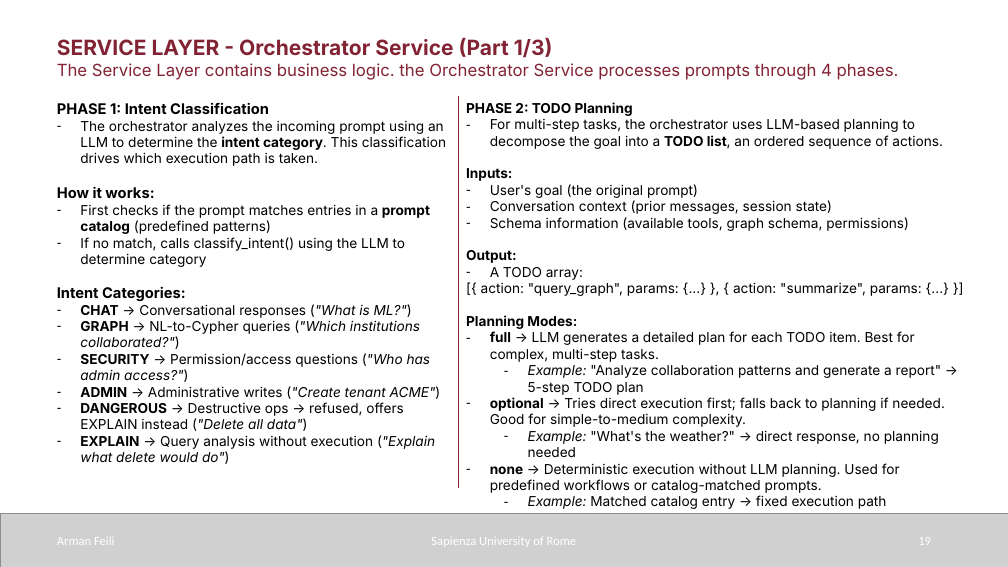
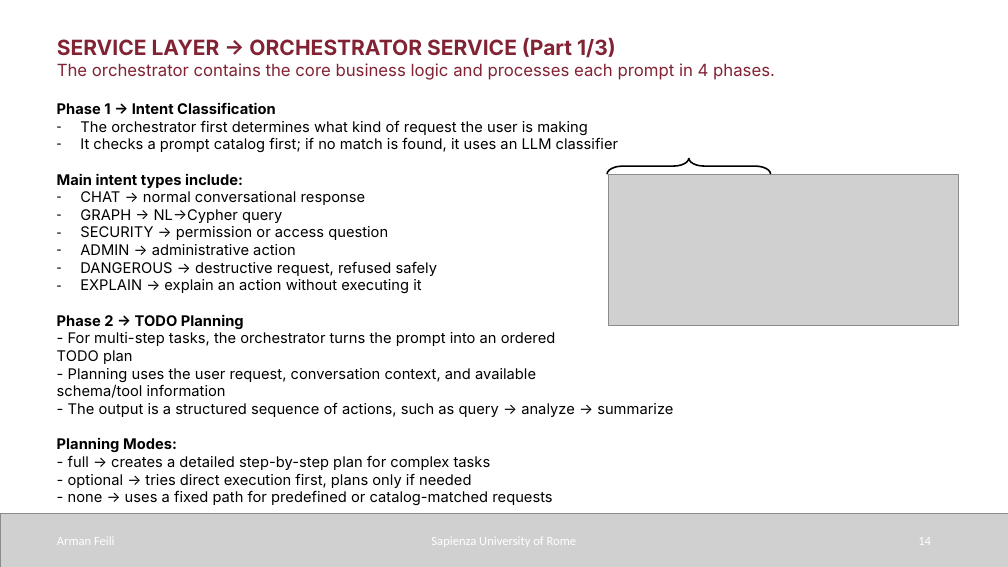
Before and after one commit to armanfeili/sapienza-msc-thesis-cineca-agentic-platform, a slide deck: slide 14 of thesis/sapthesis/Presentation/Presentation.pptx (slide 19 before the commit). Drawn at 1008x567 pixels with LibreOffice and Linux fonts; fonts in the diff are those of the drawing; grey boxes stand for pictures. Boxes give left, top, right and bottom in pixels: in the first picture for what was removed or moved away, otherwise in the second. Text is boxed around its words. In the diff, an @@ line names an element or a change of style, - is before the commit and + after.

Commit message:
Final Presentation is updated

```diff
--- a/thesis/sapthesis/Presentation/Presentation.pptx
+++ b/thesis/sapthesis/Presentation/Presentation.pptx
@@ text at [57, 37, 775, 80]: text changed @@
-SERVICE LAYER - Orchestrator Service (Part 1/3)
-The Service Layer contains business logic. the Orchestrator Service processes prompts through 4 phases.
+SERVICE LAYER → ORCHESTRATOR SERVICE (Part 1/3)
+The orchestrator contains the core business logic and processes each prompt in 4 phases.
@@ text at [57, 102, 673, 505]: text changed; size 13 to 14 pt @@
-PHASE 1: Intent Classification
-– The orchestrator analyzes the incoming prompt using an LLM to determine the intent category. This classification drives which execution path is taken.
-How it works:
-– First checks if the prompt matches entries in a prompt catalog (predefined patterns)
-– If no match, calls classify_intent() using the LLM to determine category
-Intent Categories:
-– CHAT → Conversational responses ("What is ML?")
-– GRAPH → NL-to-Cypher queries ("Which institutions collaborated?")
-– SECURITY → Permission/access questions ("Who has admin access?")
-– ADMIN → Administrative writes ("Create tenant ACME")
-– DANGEROUS → Destructive ops → refused, offers EXPLAIN instead ("Delete all data")
-– EXPLAIN → Query analysis without execution ("Explain what delete would do")
+Phase 1 → Intent Classification
+– The orchestrator first determines what kind of request the user is making
+– It checks a prompt catalog first; if no match is found, it uses an LLM classifier
+Main intent types include:
+– CHAT → normal conversational response
+– GRAPH → NL→Cypher query
+– SECURITY → permission or access question
+– ADMIN → administrative action
+– DANGEROUS → destructive request, refused safely
+– EXPLAIN → explain an action without executing it
+Phase 2 → TODO Planning
+- For multi-step tasks, the orchestrator turns the prompt into an ordered
+TODO plan
+- Planning uses the user request, conversation context, and available
+schema/tool information
+- The output is a structured sequence of actions, such as query → analyze → summarize
+Planning Modes:
+- full → creates a detailed step-by-step plan for complex tasks
+- optional → tries direct execution first, plans only if needed
+- none → uses a fixed path for predefined or catalog-matched requests
@@ line removed from (459, 96) to (459, 488) @@
@@ text removed at [466, 168, 945, 509] @@
-PHASE 2: TODO Planning
-– For multi-step tasks, the orchestrator uses LLM-based planning to decompose the goal into a TODO list, an ordered sequence of actions.
-Inputs:
-– User's goal (the original prompt)
-– Conversation context (prior messages, session state)
-– Schema information (available tools, graph schema, permissions)
-Output:
-– A TODO array:
-[{ action: "query_graph", params: {...} }, { action: "summarize", params: {...} }]
-Planning Modes:
-– full → LLM generates a detailed plan for each TODO item. Best for complex, multi-step tasks.
-  – Example: "Analyze collaboration patterns and generate a report" → 5-step TODO plan
-– optional → Tries direct execution first; falls back to planning if needed. Good for simple-to-medium complexity.
-  – Example: "What's the weather?" → direct response, no planning needed
-– none → Deterministic execution without LLM planning. Used for predefined workflows or catalog-matched prompts.
-  – Example: Matched catalog entry → fixed execution path
@@ left brace added at [607, 158, 770, 174], outline #000000 1.5 pt @@
@@ picture added at [609, 175, 959, 325] @@
@@ page number at [918, 542, 931, 545]: text changed @@
-19
+14
```
Also in this commit, not shown: 12 other slides changed, 11 slides added, 30 slides removed, 16 other files.
